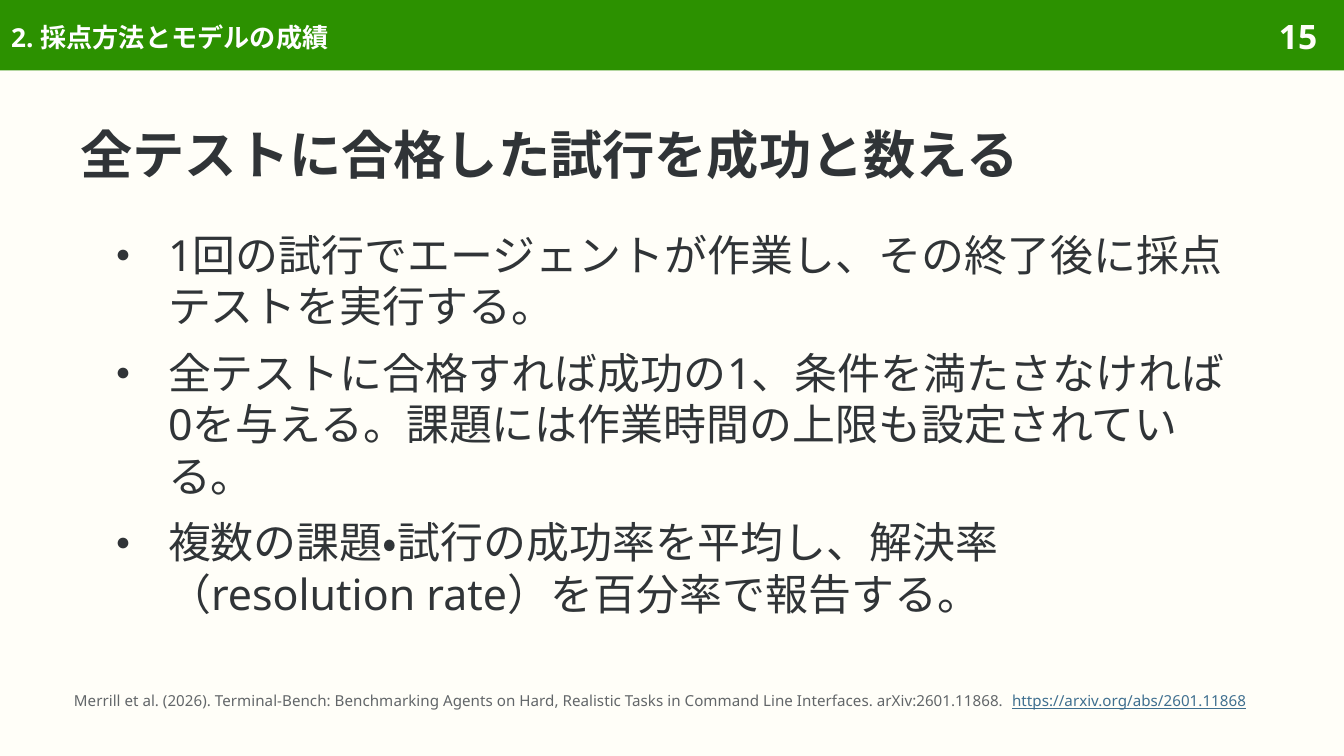
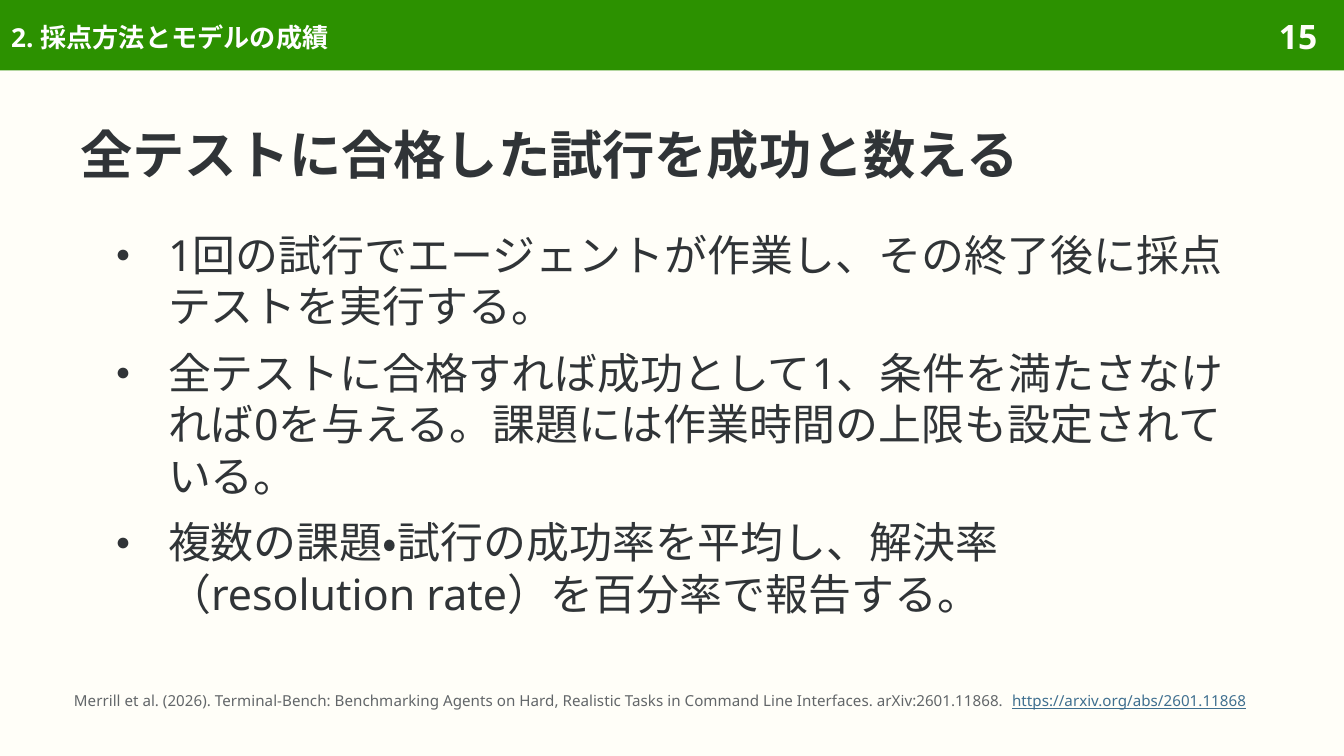
Before and after one commit to sasakiy84/datasets-in-10-minutes, a slide deck: slide 15 of slides/datasets-in-10-minutes-terminal-bench.pptx. Drawn at 1344x756 pixels with LibreOffice and Linux fonts; fonts in the diff are those of the drawing. Boxes give left, top, right and bottom in pixels: in the first picture for what was removed or moved away, otherwise in the second. Text is boxed around its words. In the diff, an @@ line names an element or a change of style, - is before the commit and + after.

```diff
--- a/slides/datasets-in-10-minutes-terminal-bench.pptx
+++ b/slides/datasets-in-10-minutes-terminal-bench.pptx
@@ text at [168,353,1223,495]: text changed @@
-● 全テストに合格すれば成功の1、条件を満たさなければ0を与える。課題には作業時間の上限も設定されている。
+● 全テストに合格すれば成功として1、条件を満たさなければ0を与える。課題には作業時間の上限も設定されている。
```
Also in this commit, not shown: 10 other slides changed, 7 other files.
